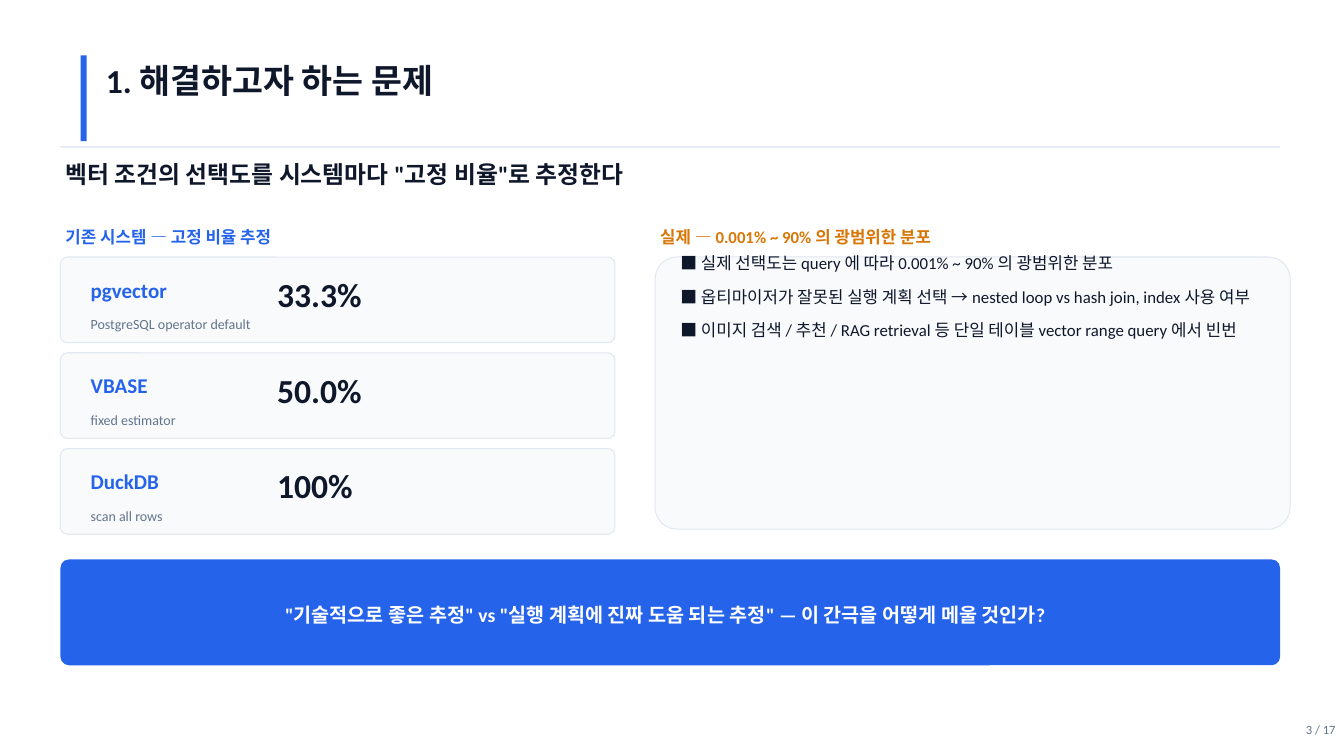
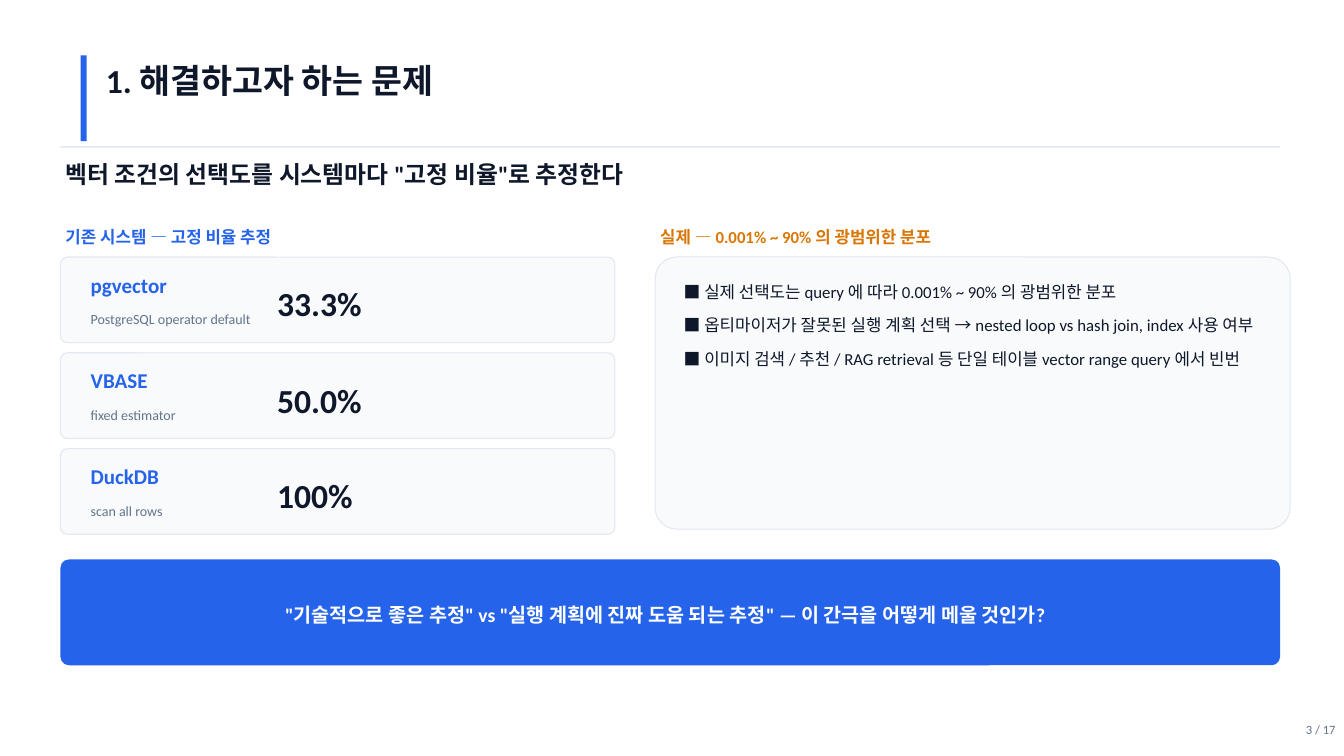
Before and after one commit to johyunbin/Capstone, a slide deck: slide 3 of submission/_drafts/속도는벡터_중간발표.pptx. Drawn at 1344x756 pixels with LibreOffice and Linux fonts; fonts in the diff are those of the drawing. Boxes give left, top, right and bottom in pixels: in the first picture for what was removed or moved away, otherwise in the second. Text is boxed around its words. In the diff, an @@ line names an element or a change of style, - is before the commit and + after.

Commit message:
sync: 사용자 PPT 수정본 v2 + 발표 스크립트 PDF 추가
- 속도는벡터_중간발표.pptx · pdf — 사용자 직접 추가 수정 반영 (양식 보존)
- 속도는벡터_중간발표_스크립트.pdf — 발표 스크립트 .md → Chrome CDP 변환 (md2pdf)

```diff
--- a/submission/_drafts/속도는벡터_중간발표.pptx
+++ b/submission/_drafts/속도는벡터_중간발표.pptx
@@ text "■ 실제 선택도는 query 에 ...": place and size @@
-text "■ 실제 선택도는 query 에 ..." at [701, 255, 1250, 339]
+text "■ 실제 선택도는 query 에 ..." at [704, 284, 1253, 368]
@@ 3 texts: place and size @@
-3 texts at [277, 284, 362, 499]
+3 texts at [277, 293, 362, 509]
@@ 6 texts: place and size @@
-6 texts at [91, 284, 251, 521]
+6 texts at [91, 279, 251, 516]
```
Also in this commit, not shown: 5 other slides changed, 2 other files.
